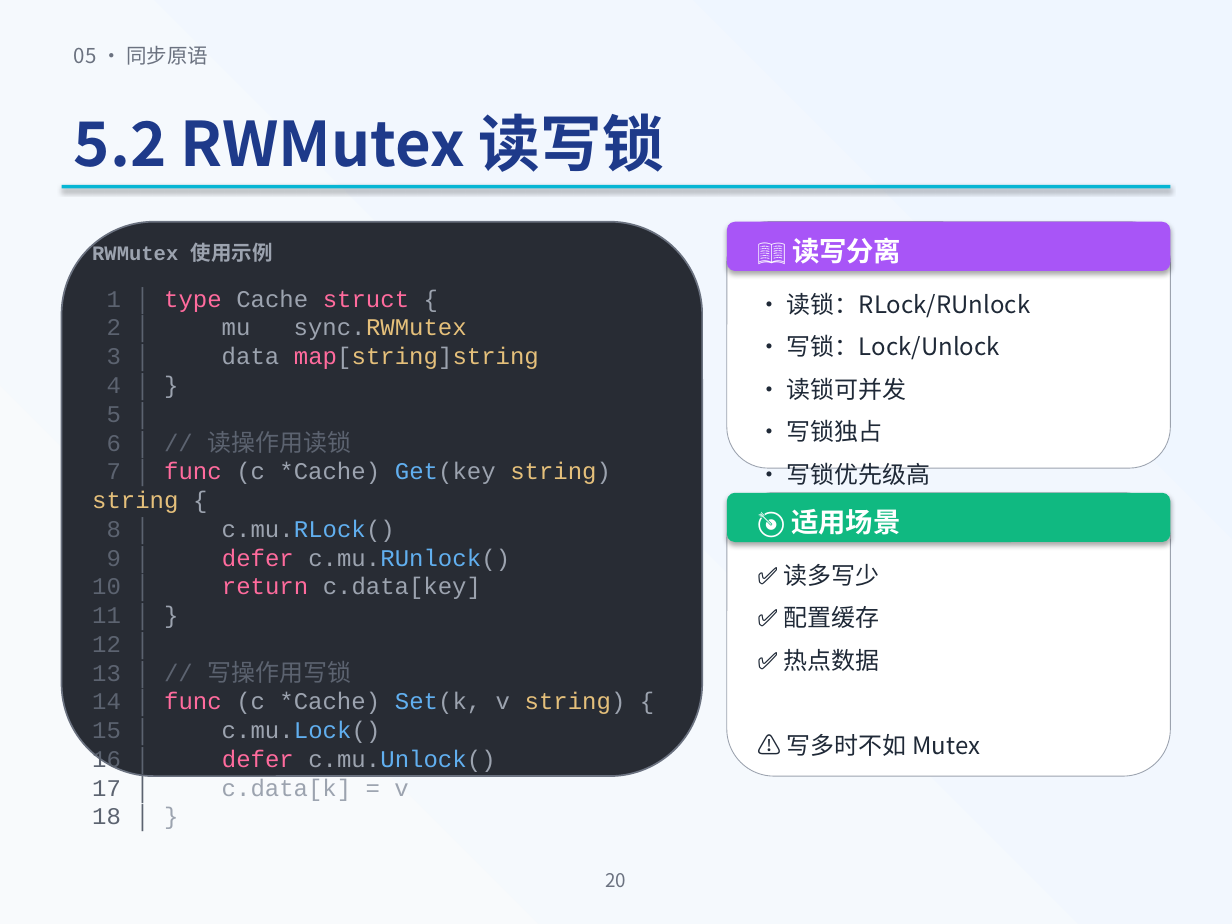
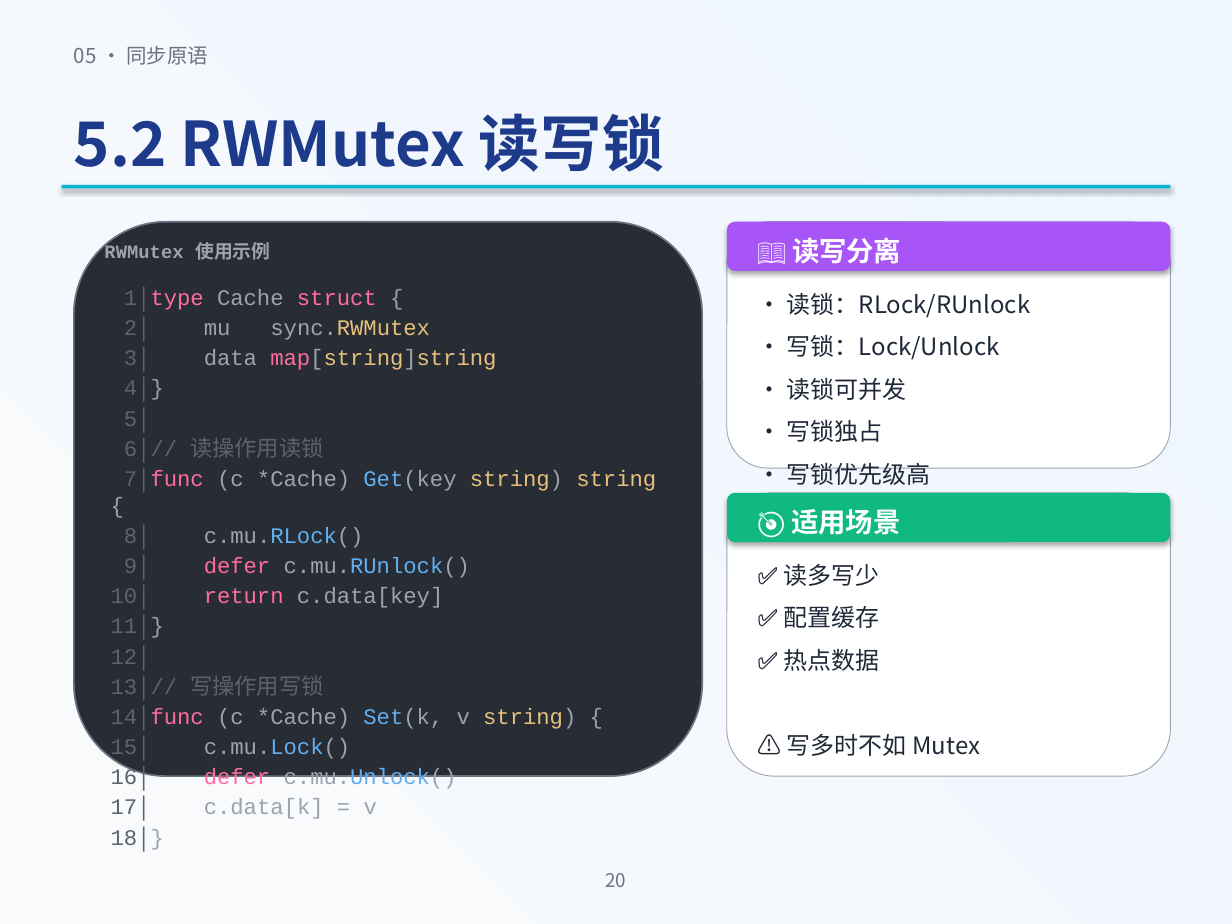
Before and after one commit to baiwangea/go-study, a slide deck: slide 16 of 03-go-concurrency/Go并发编程课程.pptx. Drawn at 1232x924 pixels with LibreOffice and Linux fonts; fonts in the diff are those of the drawing. Boxes give left, top, right and bottom in pixels: in the first picture for what was removed or moved away, otherwise in the second. Text is boxed around its words. In the diff, an @@ line names an element or a change of style, - is before the commit and + after.

```diff
--- a/03-go-concurrency/Go并发编程课程.pptx
+++ b/03-go-concurrency/Go并发编程课程.pptx
@@ rounded rectangle: place and size @@
-rounded rectangle at [62, 222, 702, 776]
+rounded rectangle at [74, 222, 702, 776]
@@ text "RWMutex 使用示例": place and size @@
-text "RWMutex 使用示例" at [92, 243, 273, 262]
+text "RWMutex 使用示例" at [104, 242, 270, 260]
@@ text "RWMutex 使用示例" at [104, 242, 270, 260]: size 12 to 11 pt @@
@@ text at [111, 289, 656, 852]: text changed; size 14 to 13 pt @@
-1 │ type Cache struct {
-2 │ mu sync.RWMutex
-3 │ data map[string]string
-4 │ }
-5 │
-6 │ // 读操作用读锁
-7 │ func (c *Cache) Get(key string) string {
-8 │ c.mu.RLock()
-9 │ defer c.mu.RUnlock()
-10 │ return c.data[key]
-11 │ }
-12 │
-13 │ // 写操作用写锁
-14 │ func (c *Cache) Set(k, v string) {
-15 │ c.mu.Lock()
-16 │ defer c.mu.Unlock()
-17 │ c.data[k] = v
-18 │ }
+1│type Cache struct {
+2│ mu sync.RWMutex
+3│ data map[string]string
+4│}
+5│
+6│// 读操作用读锁
+7│func (c *Cache) Get(key string) string {
+8│ c.mu.RLock()
+9│ defer c.mu.RUnlock()
+10│ return c.data[key]
+11│}
+12│
+13│// 写操作用写锁
+14│func (c *Cache) Set(k, v string) {
+15│ c.mu.Lock()
+16│ defer c.mu.Unlock()
+17│ c.data[k] = v
+18│}
```
Also in this commit, not shown: 15 other slides changed, 1 other file.
